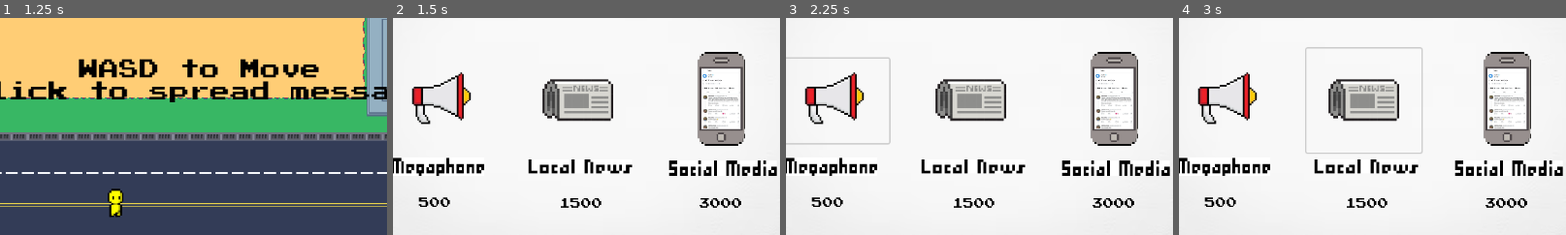
Above: before the commit, frames 1-4 (left to right).
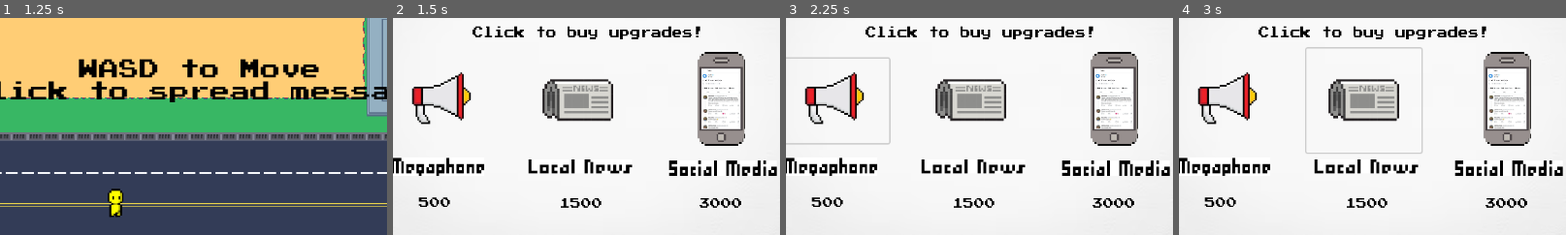
Above: after the commit, the same moments.

Repository: eliseokeefe/GameDevFinal
Game: Godot game, scene res://start.tscn
The game is run twice, just before and just after one commit, with the same random seed, the same clock (stepped at 60 frames per second) and the same inputs. Sound files missing from this copy of the repository are replaced by a short silence.
Inputs (mouse positions are % of the whole screen's width and height, from its top left):
- Up to frame 1 (1.25 s): click "START" at 0.5 s
- Up to frame 2 (1.5 s): click (4, 7) at 1.25 s
- Up to frame 3 (2.25 s): click (31, 48) at 2 s
- Up to frame 4 (3 s): click (48, 48) at 2.75 s
The pictures show only the part of the screen within x 25-74%, y 29-79%; the shares and areas given below are measured in that part.

Frame 1 is identical in both runs. In frame 2, 1.2% of the frame differs, in the area x 20-80%, y 3-10%; in frame 3, 1.2%; in frame 4, 1.2%.

Commit message:
Added shop notification and description

Diff:
--- a/in_game_hud.gd
+++ b/in_game_hud.gd
@@ -3,6 +3,7 @@
 @onready var score := 0
 @onready var money := 0
 @onready var count := 0
+signal autoPressed
 signal shopPressed
 signal timeUp
 # Called when the node enters the scene tree for the first time.
@@ -19,13 +20,13 @@
 # Called every frame. 'delta' is the elapsed time since the previous frame.
 func _process(delta):
 	if money == 500 && count == 0:
-		shopPressed.emit()
+		autoPressed.emit()
 		count += 1
 	if money == 1500 && count == 1:
-		shopPressed.emit()
+		autoPressed.emit()
 		count += 1
 	if money == 3000 && count == 2:
-		shopPressed.emit()
+		autoPressed.emit()
 		count += 1
 
 
--- a/main.tscn
+++ b/main.tscn
@@ -56,6 +56,7 @@
 script = ExtResource("7_ok73f")
 
 [connection signal="change_score" from="Citizen_Spawner" to="InGameHUD" method="_on_citizen_spawner_change_score"]
+[connection signal="autoPressed" from="InGameHUD" to="ShopGUI" method="_on_in_game_hud_auto_pressed"]
 [connection signal="shopPressed" from="InGameHUD" to="ShopGUI" method="_on_in_game_hud_shop_pressed"]
 [connection signal="timeUp" from="InGameHUD" to="Citizen_Spawner" method="_on_in_game_hud_time_up"]
 [connection signal="timeUp" from="InGameHUD" to="player" method="_on_in_game_hud_time_up"]
--- a/shop_gui.gd
+++ b/shop_gui.gd
@@ -2,12 +2,13 @@
 signal megaphone
 signal newspaper
 signal phone
-
+@onready var newUpgradeLabel = $NewUpgradeLabel
 @onready var inGameHUD = get_node("/root/main/InGameHUD")
 @onready var sound = $CashSFX
 # Called when the node enters the scene tree for the first time.
 func _ready():
 	hide()
+	newUpgradeLabel.hide()
 
 
 # Called every frame. 'delta' is the elapsed time since the previous frame.
@@ -53,4 +54,12 @@
 func _on_close_button_pressed():
 	hide()
 	sound.stop()
+	newUpgradeLabel.set_visible(false)
 	get_tree().paused = false
+
+
+func _on_in_game_hud_auto_pressed():
+	show()
+	newUpgradeLabel.set_visible(true)
+	$MoneyLabel.text = "Donations: " + str(inGameHUD.money)
+	get_tree().paused = true
--- a/shop_gui.tscn
+++ b/shop_gui.tscn
@@ -139,6 +139,26 @@
 [node name="CashSFX" type="AudioStreamPlayer" parent="."]
 stream = ExtResource("16_ylk84")
 
+[node name="Description" type="Label" parent="."]
+offset_left = 401.0
+offset_top = 203.0
+offset_right = 753.0
+offset_bottom = 226.0
+scale = Vector2(0.976013, 1.16071)
+theme_override_colors/font_color = Color(0, 0, 0, 1)
+theme_override_fonts/font = ExtResource("14_to6ud")
+text = "Click to buy upgrades!"
+
+[node name="NewUpgradeLabel" type="Label" parent="."]
+offset_left = 283.0
+offset_top = 486.0
+offset_right = 943.0
+offset_bottom = 516.0
+theme_override_colors/font_color = Color(0.964706, 0, 0, 1)
+theme_override_fonts/font = ExtResource("14_to6ud")
+theme_override_font_sizes/font_size = 25
+text = "New upgrade available!"
+
 [connection signal="pressed" from="MegaphoneButton" to="." method="_on_megaphone_button_pressed"]
 [connection signal="pressed" from="NewspaperButton" to="." method="_on_newspaper_button_pressed"]
 [connection signal="pressed" from="PhoneButton" to="." method="_on_phone_button_pressed"]
